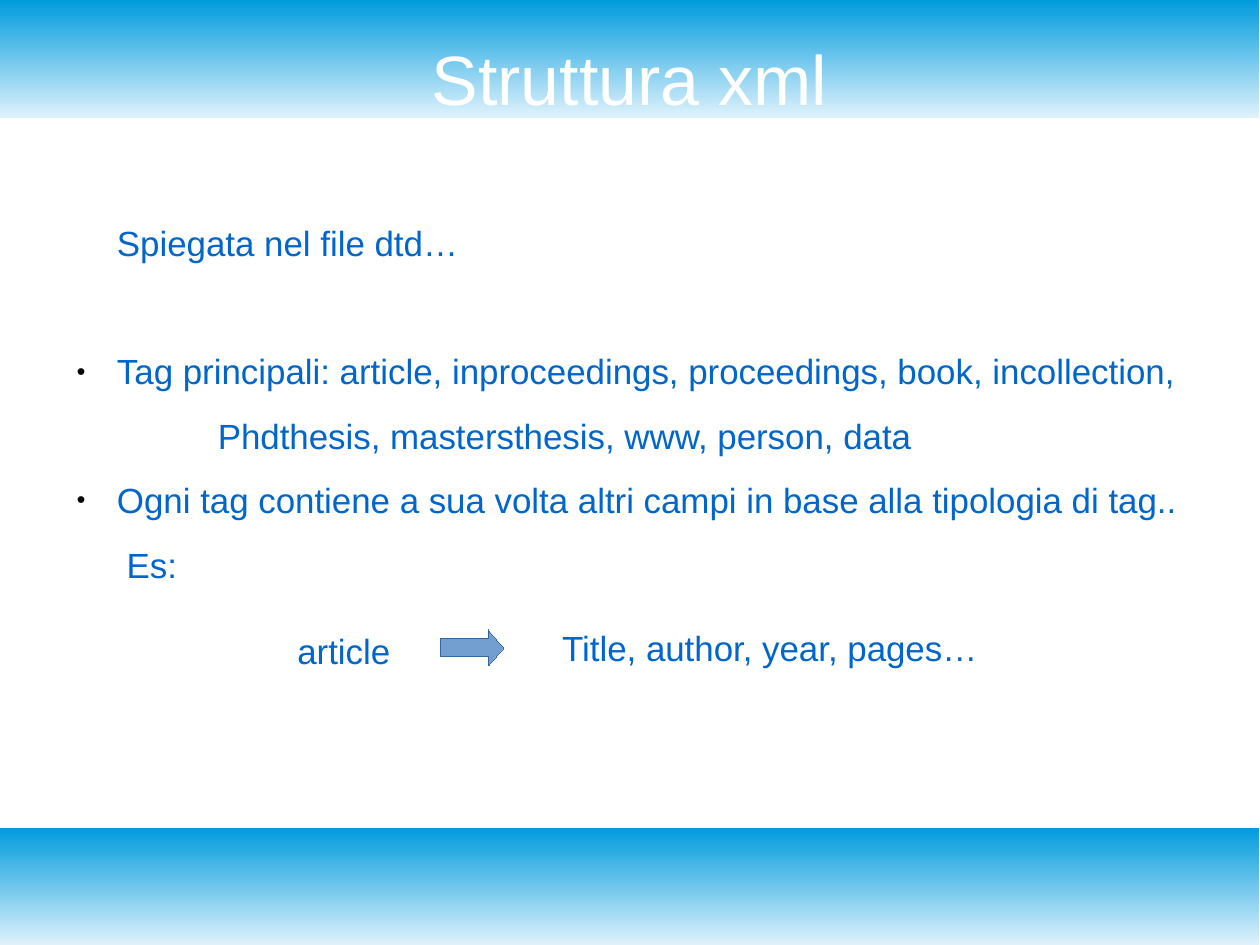
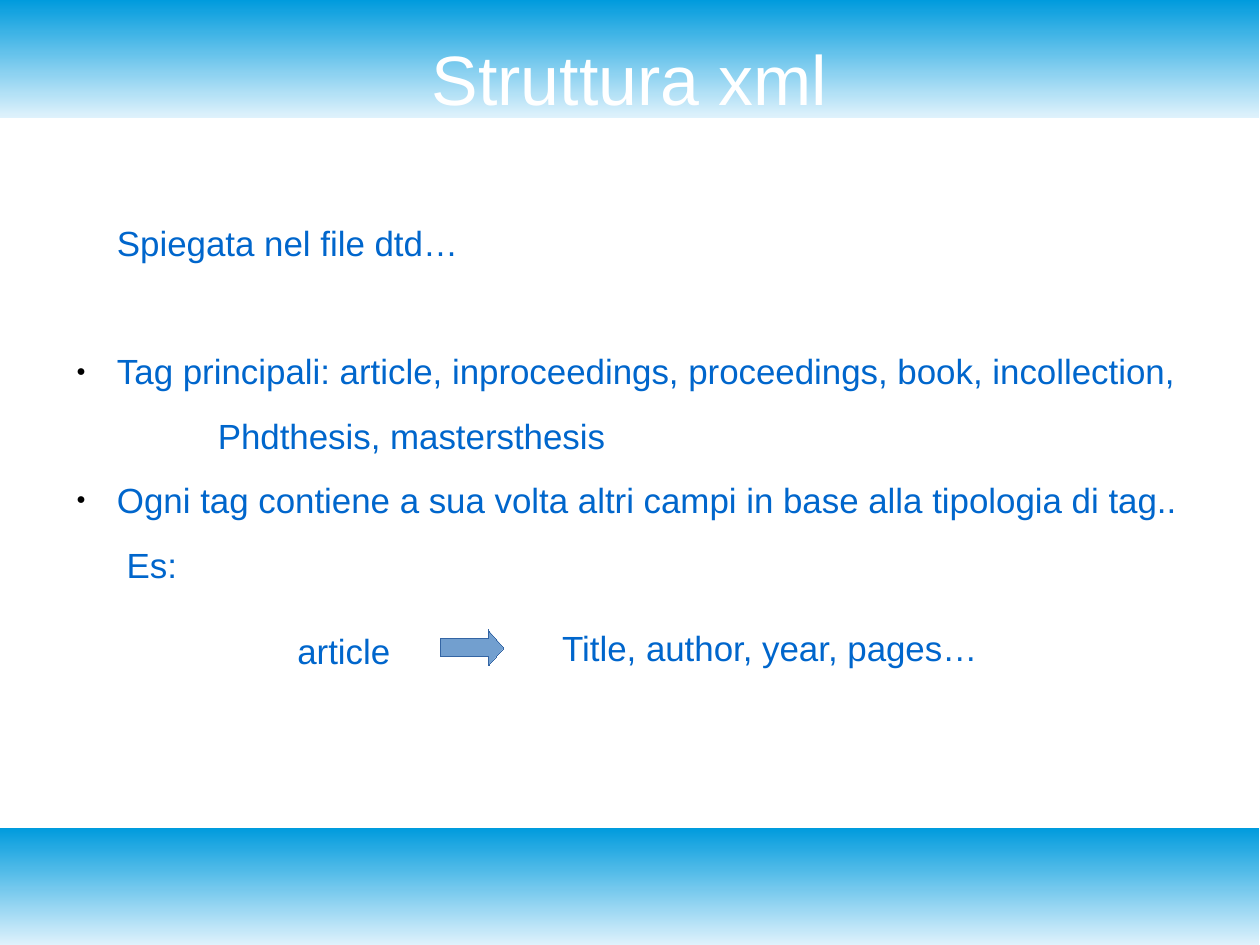
Before and after one commit to enrico404/SearchEngineForDblp, a slide deck: slide 5 of DocDblpSearchEngine.odp. Drawn at 1260x945 pixels with LibreOffice and Linux fonts; fonts in the diff are those of the drawing. Boxes give left, top, right and bottom in pixels: in the first picture for what was removed or moved away, otherwise in the second. Text is boxed around its words. In the diff, an @@ line names an element or a change of style, - is before the commit and + after.

```diff
--- a/DocDblpSearchEngine.odp
+++ b/DocDblpSearchEngine.odp
@@ text at bbox=[218, 423, 605, 454]: text changed @@
-Phdthesis, mastersthesis, www, person, data
+Phdthesis, mastersthesis
```
Also in this commit, not shown: 10 other slides changed, 3 slides added, 4 other files.
